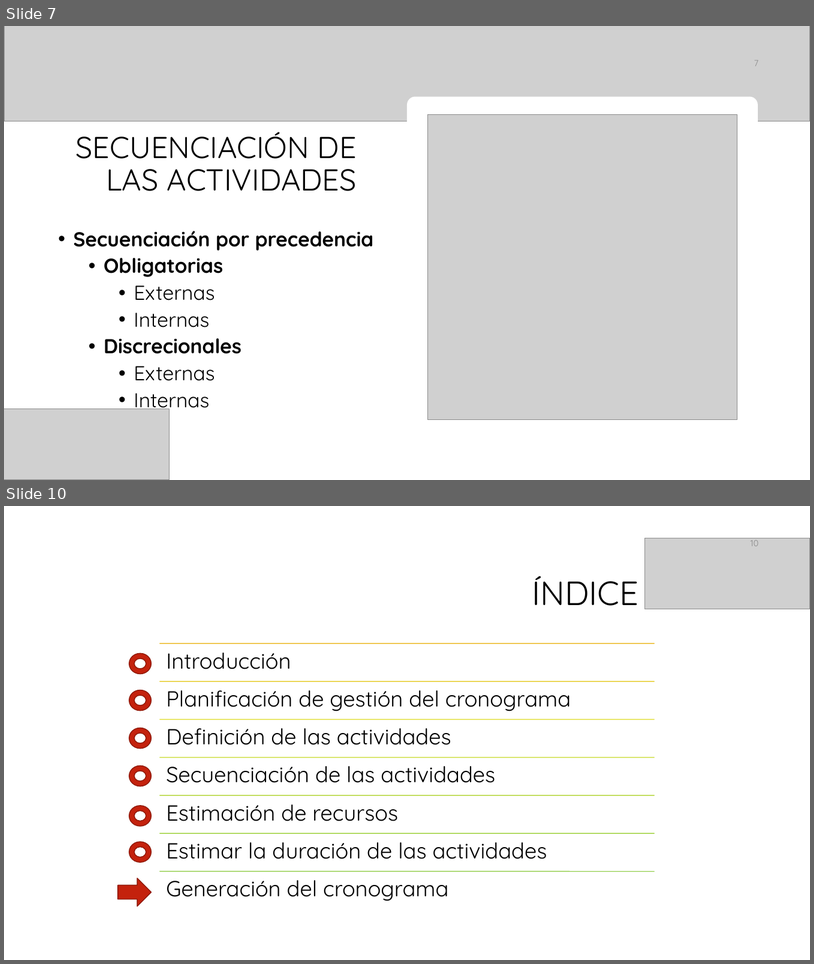
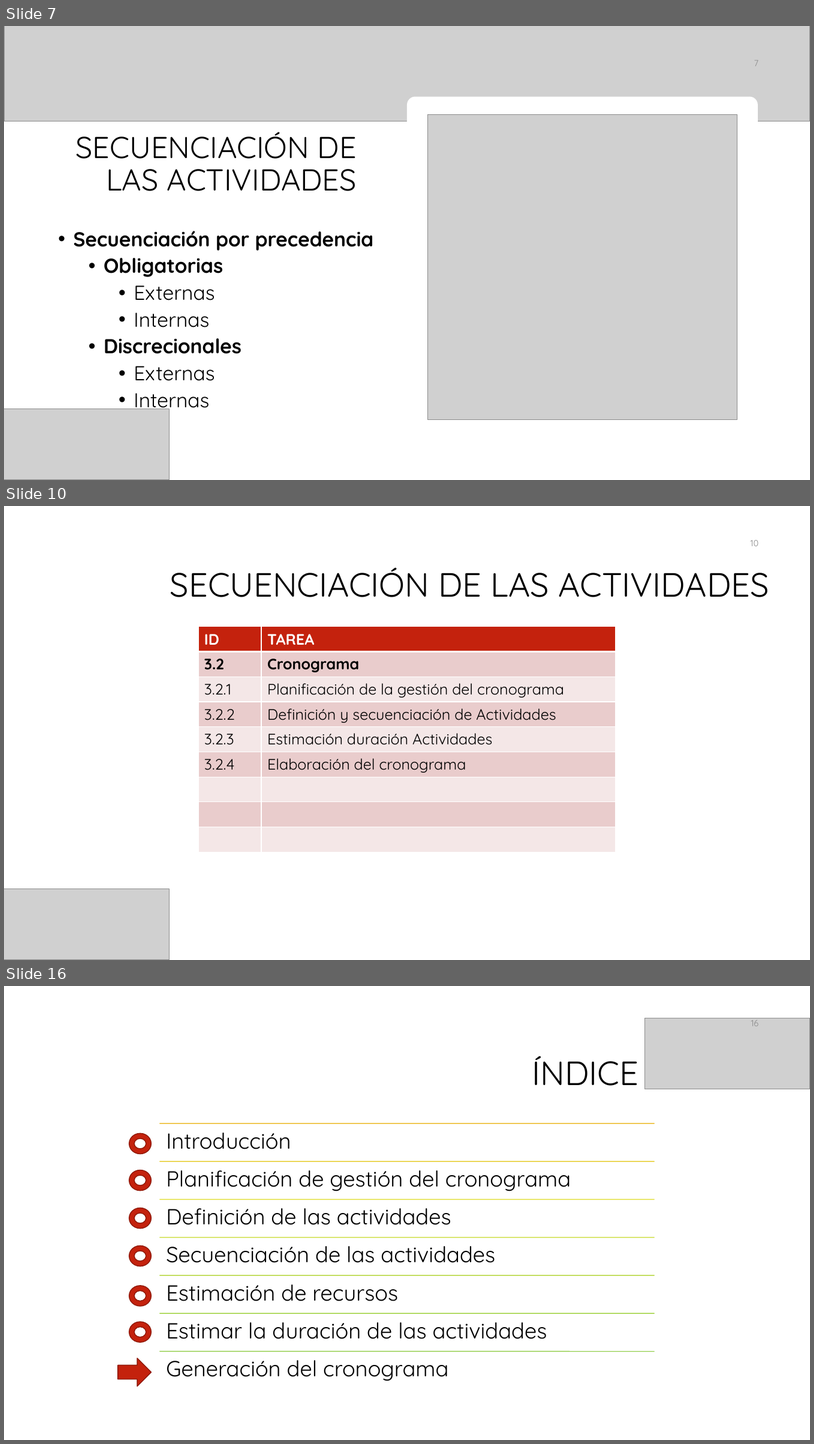
Before and after one commit to galledohm/Gestion_Proyectos, a slide deck: Documentos_generados/2.Gestion del tiempo/Presentación2.pptx. Shown one above the other, each under a label of ours: slides 7 and 10 before the commit, slides 7, 10 and 16 after it; the slides between them are not shown. The pictures are 814x964 and 814x1444 pixels, drawn with LibreOffice and Linux fonts; fonts in the diff are those of the drawing; grey boxes stand for pictures; background and template pictures are left out. Boxes give left, top, right and bottom in pixels: in the first picture for what was removed or moved away, otherwise in the second. Text is boxed around its words. In the diff, an @@ line names an element or a change of style, - is before the commit and + after.

```diff
--- a/Documentos_generados/2.Gestion del tiempo/Presentación2.pptx
+++ b/Documentos_generados/2.Gestion del tiempo/Presentación2.pptx
@@ slide 10 added at <box>4,506,810,960</box>, background #FFFFFF @@
@@ page number added at <box>751,540,759,546</box>, 10.5 pt, text #8C8C8C @@
+10
@@ title added at <box>170,567,770,597</box>, 40 pt, text #000000 @@
+SECUENCIACIÓN DE LAS ACTIVIDADES
@@ table added at <box>198,627,615,847</box>, 9 rows, 2 columns @@
+ID | TAREA
+3.2 | Cronograma
+3.2.1 | Planificación de la gestión del cronograma
+3.2.2 | Definición y secuenciación de Actividades
+3.2.3 | Estimación duración Actividades
+3.2.4 | Elaboración del cronograma
+ | 
+ | 
+ | 
@@ picture added at <box>4,889,170,960</box> @@
@@ what was slide 10 is now slide 16 @@
@@ page number at <box>752,1018,759,1026</box>: text changed @@
-10
+16
```
Also in this commit, not shown: 5 slides changed, 5 other slides added.
